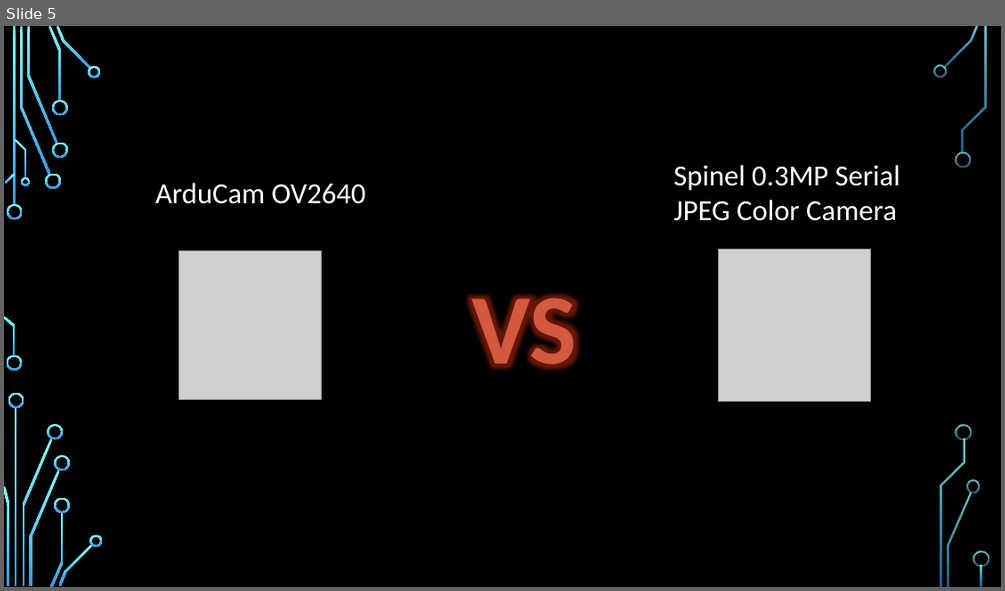
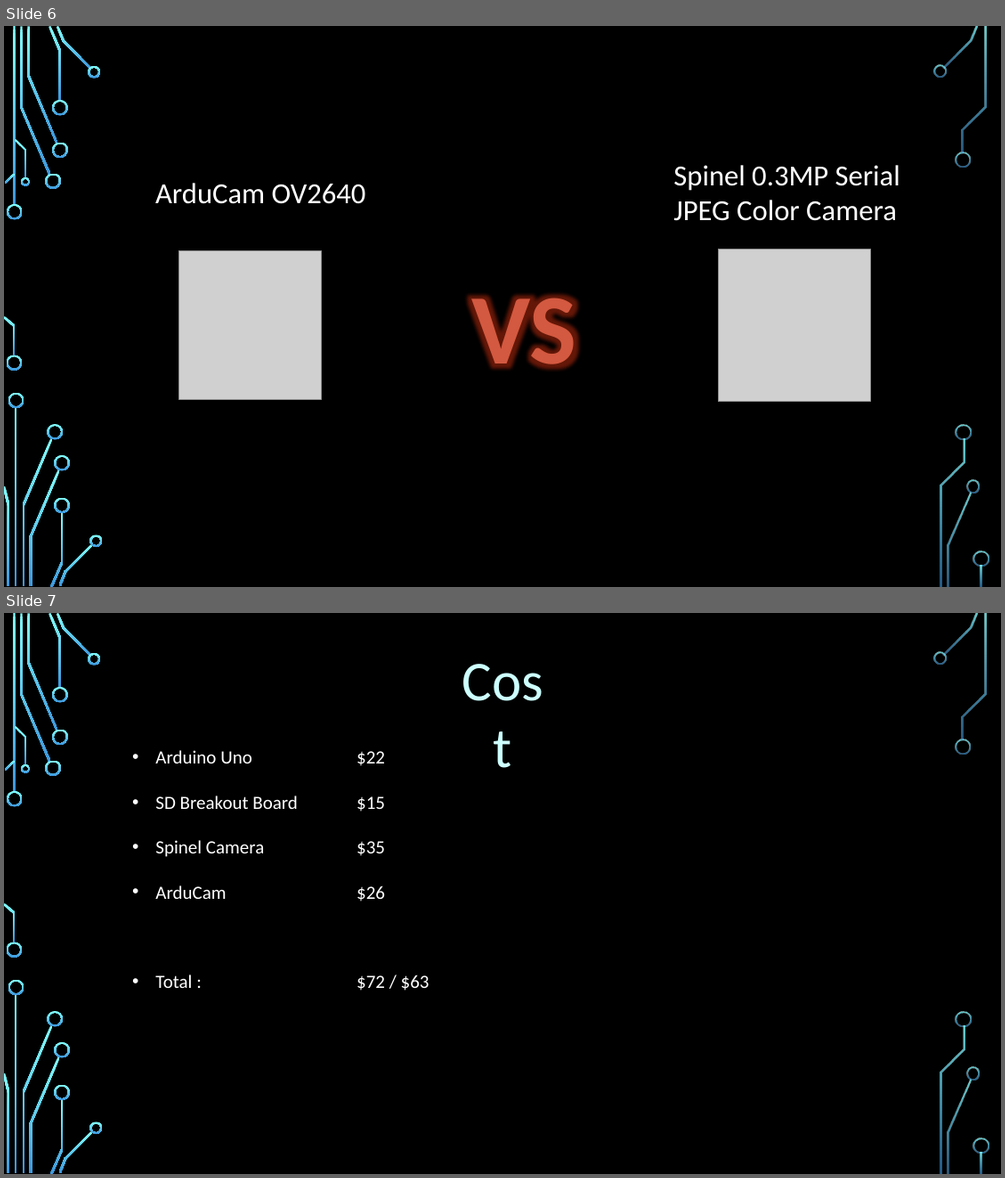
Before and after one commit to imfhoward/ECE-387-Camera, a slide deck: ECE_Midterm.pptx. Shown one above the other, each under a label of ours: slide 5 before the commit, slides 6 and 7 after it. The pictures are 1005x591 and 1005x1178 pixels, drawn with LibreOffice and Linux fonts; fonts in the diff are those of the drawing; grey boxes stand for pictures; background and template pictures are left out. Boxes give left, top, right and bottom in pixels: in the first picture for what was removed or moved away, otherwise in the second. Text is boxed around its words. In the diff, an @@ line names an element or a change of style, - is before the commit and + after.

```diff
--- a/ECE_Midterm.pptx
+++ b/ECE_Midterm.pptx
@@ slide 7 added at (x1=4, y1=613, x2=1001, y2=1174), background picture (left out); not listed: 36 template elements that a slide beside it also shows @@
@@ text added at (x1=446, y1=641, x2=558, y2=716), 54 pt, text #CDFFFF @@
+Cost
@@ text added at (x1=155, y1=750, x2=429, y2=990), 18 pt, text #FFFFFF @@
+• Arduino Uno $22
+• SD Breakout Board $15
+• Spinel Camera $35
+• ArduCam $26
+• Total : $72 / $63
@@ what was slide 5 is now slide 6 @@
```
Also in this commit, not shown: 1 slide changed, 3 other slides added, 2 slides removed.
